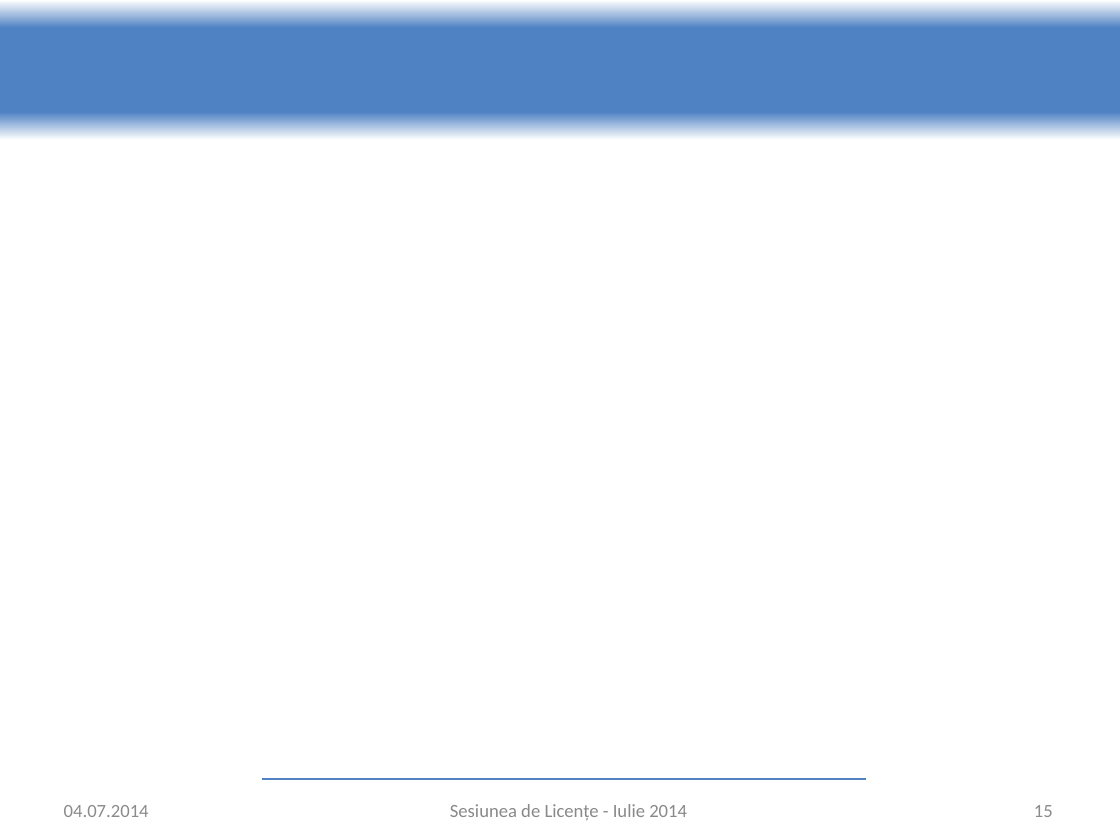
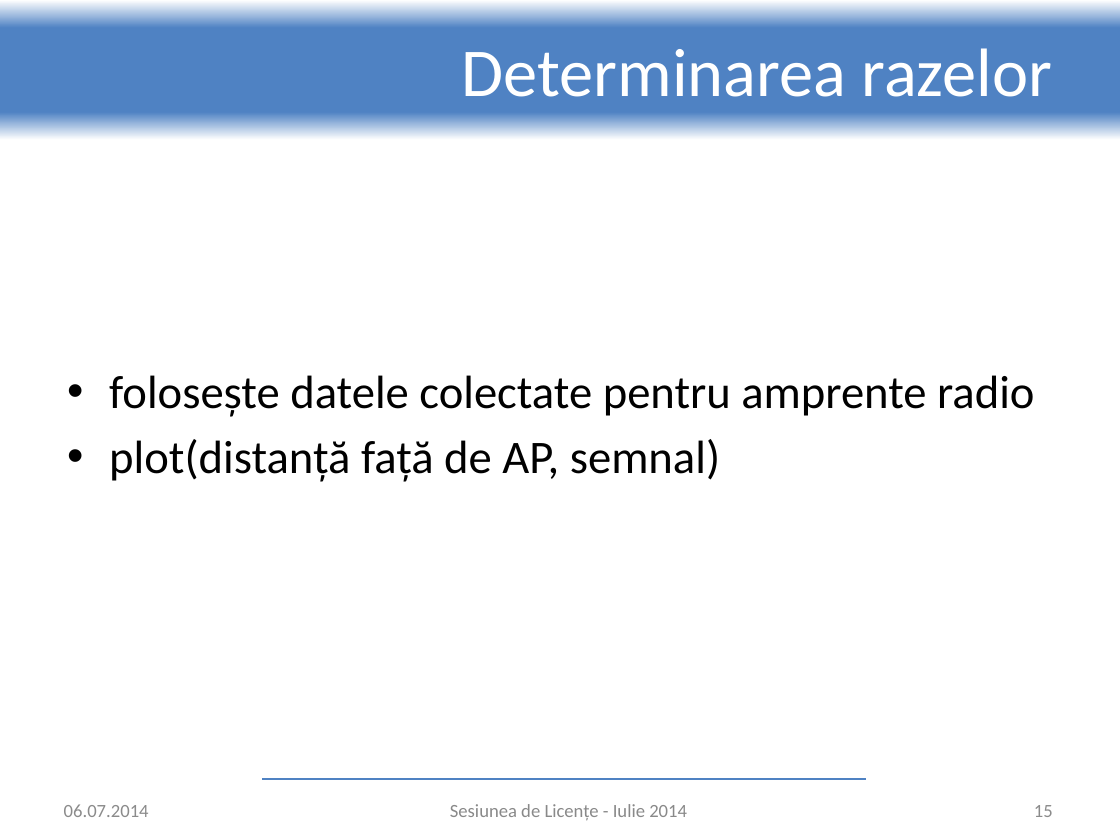
Before and after one commit to adrian-nicolau/radar, a slide deck: slide 15 of presentation.pptx. Drawn at 1120x840 pixels with LibreOffice and Linux fonts; fonts in the diff are those of the drawing; background and template pictures are left out. Boxes give left, top, right and bottom in pixels: in the first picture for what was removed or moved away, otherwise in the second. Text is boxed around its words. In the diff, an @@ line names an element or a change of style, - is before the commit and + after.

Commit message:
Presentation++

```diff
--- a/presentation.pptx
+++ b/presentation.pptx
@@ title added at <box>461,48,1052,97</box>, 44 pt, text #FFFFFF @@
+Determinarea razelor
@@ text added at <box>109,375,1034,482</box>, 30 pt, text #000000 @@
+• folosește datele colectate pentru amprente radio
+• plot(distanță față de AP, semnal)
@@ text at <box>64,804,149,817</box>: text changed @@
-04.07.2014
+06.07.2014
```
Also in this commit, not shown: 15 other slides changed.
